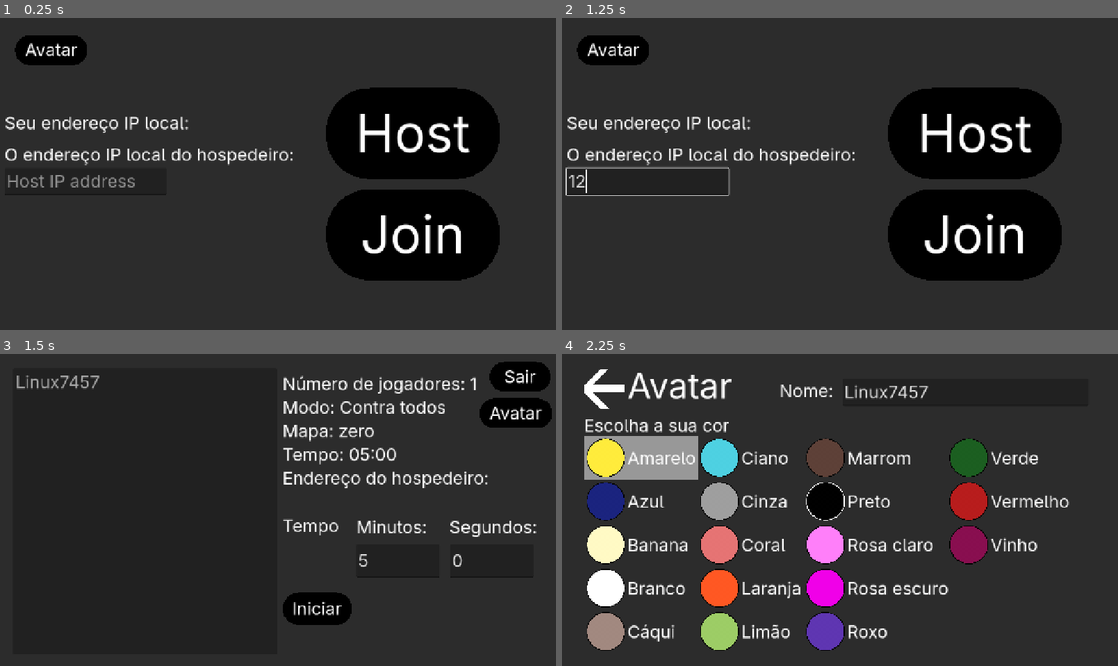
Above: before the commit, frames 1-4 (two rows, left to right).
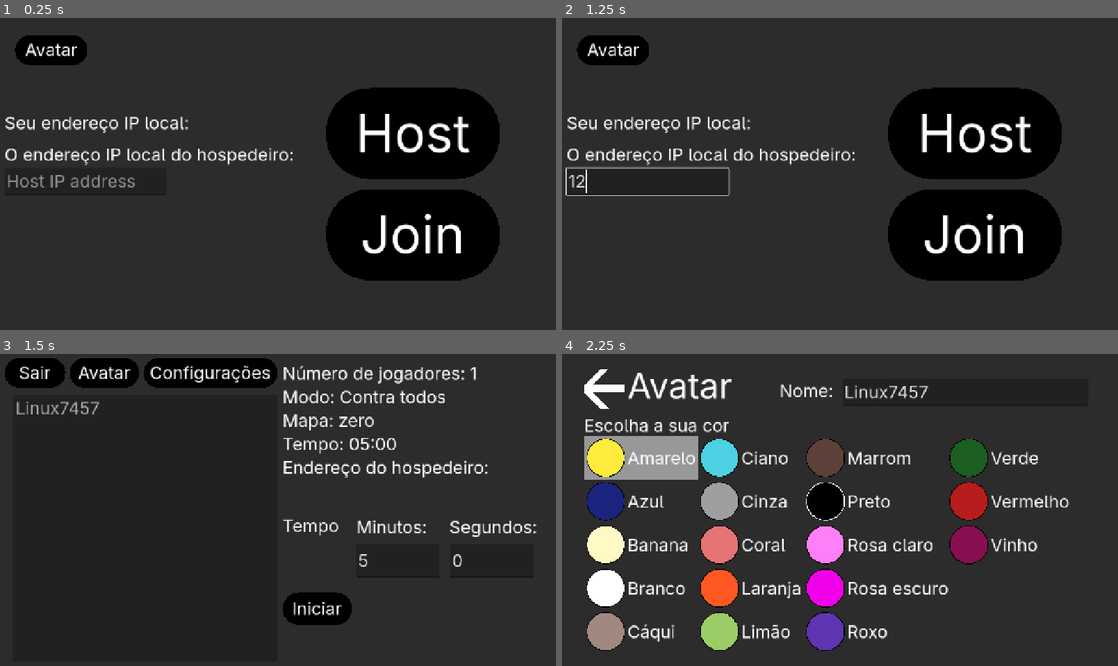
Above: after the commit, the same moments.

Repository: ruanv0/shots_circles
Game: Godot game, scene res://hub.tscn
The game is run twice, just before and just after one commit, with the same random seed, the same clock (stepped at 60 frames per second) and the same inputs.
Inputs (mouse positions are in pixels of both pictures, inside the frame that each line leads up to):
- Up to frame 1 (0.25 s): no input
- Up to frame 2 (1.25 s): click (645, 180) at 0.52 s; type "12" at 0.6 s
- Up to frame 3 (1.5 s): click "Host" at 1.25 s
- Up to frame 4 (2.25 s): click "Avatar" at 2 s

Frames 1-2 are identical in both runs. In frame 3, 11% of the frame differs, in the area x 0-100%, y 1-44%; in frame 4, nothing differs.
Error in both runs: Out of bounds get index '1' (on base: 'PackedStringArray') (res://hub.gd:14)

Commit message:
2025.07.13.1

Diff:
--- a/multiplayer_menu.gd
+++ b/multiplayer_menu.gd
@@ -29,6 +29,7 @@
 		)
 		$iniciar.visible = true
 		$tempo_host.visible = true
+		$configurações_button.visible = true
 		update_information(tempo)
 	elif not is_host:
 		var peer = ENetMultiplayerPeer.new()
@@ -252,6 +253,23 @@
 
 
 func _on_sair_pressed() -> void:
+	$fundo_escuro.visible = true
+	$fundo_caixa.visible = true
+
+
+func _on_avatar_button_pressed() -> void:
+	$"../avatar".enable_visibility("multiplayer")
+	visible = false
+
+
+func _on_nao_pressed() -> void:
+	$fundo_escuro.visible = false
+	$fundo_caixa.visible = false
+
+
+func _on_sim_pressed() -> void:
+	$fundo_escuro.visible = false
+	$fundo_caixa.visible = false
 	multiplayer.multiplayer_peer = null
 	peer_ids = []
 	peer_colors = []
@@ -263,6 +281,5 @@
 	$"..".disable_visibility(false)
 
 
-func _on_avatar_button_pressed() -> void:
-	$"../avatar".enable_visibility("multiplayer")
-	visible = false
+func _on_configurações_button_pressed() -> void:
+	pass # Replace with function body.
--- a/multiplayer_menu.tscn
+++ b/multiplayer_menu.tscn
@@ -1,7 +1,17 @@
-[gd_scene load_steps=3 format=3 uid="uid://dvhwxhu7xcdm"]
+[gd_scene load_steps=5 format=3 uid="uid://dvhwxhu7xcdm"]
 
 [ext_resource type="Script" uid="uid://dv4sp3tc1sdhn" path="res://multiplayer_menu.gd" id="1_2cgnd"]
 [ext_resource type="Theme" uid="uid://04ex0vg6beua" path="res://theme.tres" id="2_326qw"]
+
+[sub_resource type="StyleBoxFlat" id="StyleBoxFlat_326qw"]
+bg_color = Color(0, 0, 0, 0.498039)
+
+[sub_resource type="StyleBoxFlat" id="StyleBoxFlat_hctnh"]
+bg_color = Color(0.264537, 0.264537, 0.264537, 1)
+corner_radius_top_left = 20
+corner_radius_top_right = 20
+corner_radius_bottom_right = 20
+corner_radius_bottom_left = 20
 
 [node name="multiplayer_menu" type="Control"]
 layout_mode = 3
@@ -15,17 +25,17 @@
 [node name="names_list" type="ItemList" parent="."]
 layout_mode = 0
 offset_left = 29.0
-offset_top = 34.0
+offset_top = 94.0
 offset_right = 637.0
-offset_bottom = 693.0
+offset_bottom = 709.0
 theme = ExtResource("2_326qw")
 
 [node name="informacoes" type="Label" parent="."]
 layout_mode = 0
 offset_left = 650.0
-offset_top = 44.0
-offset_right = 690.0
-offset_bottom = 67.0
+offset_top = 20.0
+offset_right = 1125.0
+offset_bottom = 329.0
 theme = ExtResource("2_326qw")
 text = "Número de jogadores: 1
 Modo: Contra todos
@@ -118,22 +128,74 @@
 
 [node name="sair" type="Button" parent="."]
 layout_mode = 0
-offset_left = 1127.0
-offset_top = 19.0
-offset_right = 1267.0
-offset_bottom = 88.0
+offset_left = 10.0
+offset_top = 10.0
+offset_right = 150.0
+offset_bottom = 79.0
 theme = ExtResource("2_326qw")
 text = "Sair"
 expand_icon = true
 
 [node name="avatar_button" type="Button" parent="."]
 layout_mode = 0
-offset_left = 1103.0
-offset_top = 103.0
-offset_right = 1271.0
-offset_bottom = 172.0
+offset_left = 160.0
+offset_top = 10.0
+offset_right = 320.0
+offset_bottom = 79.0
 theme = ExtResource("2_326qw")
 text = "Avatar"
+
+[node name="fundo_escuro" type="Panel" parent="."]
+visible = false
+layout_mode = 0
+offset_right = 1280.0
+offset_bottom = 720.0
+theme_override_styles/panel = SubResource("StyleBoxFlat_326qw")
+
+[node name="fundo_caixa" type="Panel" parent="."]
+visible = false
+layout_mode = 0
+offset_left = 390.0
+offset_top = 248.0
+offset_right = 890.0
+offset_bottom = 472.0
+theme_override_styles/panel = SubResource("StyleBoxFlat_hctnh")
+
+[node name="titulo" type="RichTextLabel" parent="fundo_caixa"]
+layout_mode = 0
+offset_left = 20.0
+offset_top = 20.0
+offset_right = 480.0
+offset_bottom = 128.0
+theme = ExtResource("2_326qw")
+text = "Você tem certeza que deseja sair?"
+
+[node name="sim" type="Button" parent="fundo_caixa"]
+layout_mode = 0
+offset_left = 48.0
+offset_top = 126.0
+offset_right = 200.0
+offset_bottom = 207.0
+theme = ExtResource("2_326qw")
+text = "Sim"
+
+[node name="nao" type="Button" parent="fundo_caixa"]
+layout_mode = 0
+offset_left = 289.0
+offset_top = 130.0
+offset_right = 452.0
+offset_bottom = 211.0
+theme = ExtResource("2_326qw")
+text = "Não"
+
+[node name="configurações_button" type="Button" parent="."]
+layout_mode = 0
+offset_left = 330.0
+offset_top = 10.0
+offset_right = 638.0
+offset_bottom = 79.0
+theme = ExtResource("2_326qw")
+text = "Configurações"
 
 [connection signal="pressed" from="iniciar" to="." method="_on_iniciar_pressed"]
 [connection signal="pressed" from="cancelar" to="." method="_on_cancelar_pressed"]
@@ -142,3 +204,6 @@
 [connection signal="text_changed" from="tempo_host/seconds_edit" to="." method="_on_seconds_edit_text_changed"]
 [connection signal="pressed" from="sair" to="." method="_on_sair_pressed"]
 [connection signal="pressed" from="avatar_button" to="." method="_on_avatar_button_pressed"]
+[connection signal="pressed" from="fundo_caixa/sim" to="." method="_on_sim_pressed"]
+[connection signal="pressed" from="fundo_caixa/nao" to="." method="_on_nao_pressed"]
+[connection signal="pressed" from="configurações_button" to="." method="_on_configurações_button_pressed"]
--- a/theme.tres
+++ b/theme.tres
@@ -52,3 +52,5 @@
 Label/fonts/font = ExtResource("1_e1x85")
 LineEdit/font_sizes/font_size = 40
 LineEdit/fonts/font = ExtResource("1_e1x85")
+RichTextLabel/font_sizes/normal_font_size = 40
+RichTextLabel/fonts/normal_font = ExtResource("1_e1x85")
